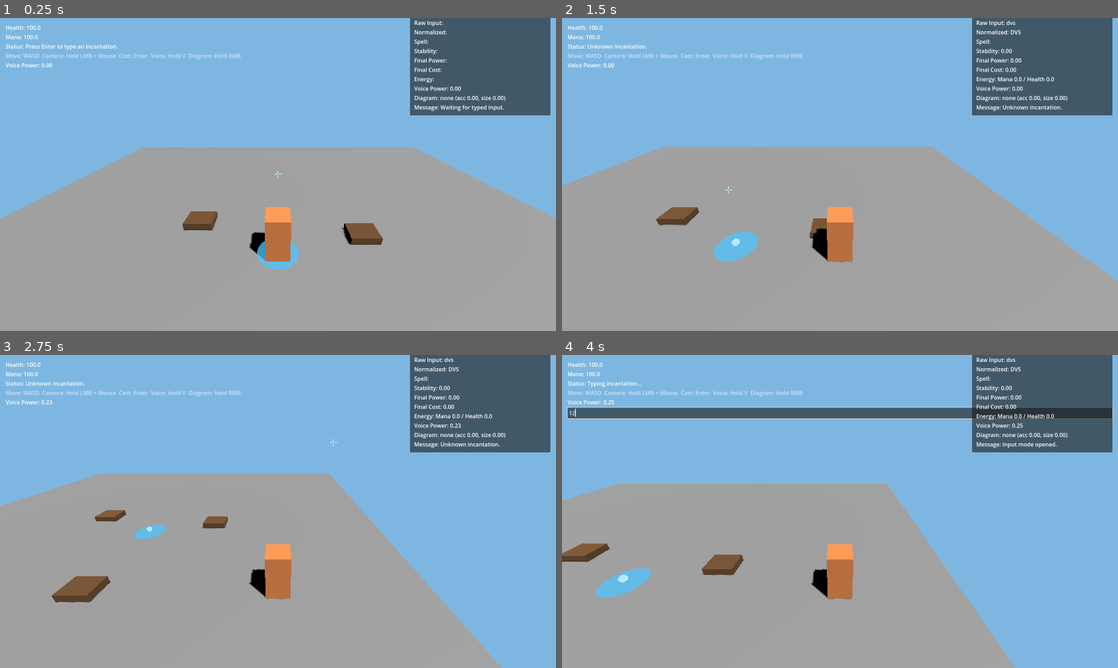
Above: before the commit, frames 1-4 (two rows, left to right).
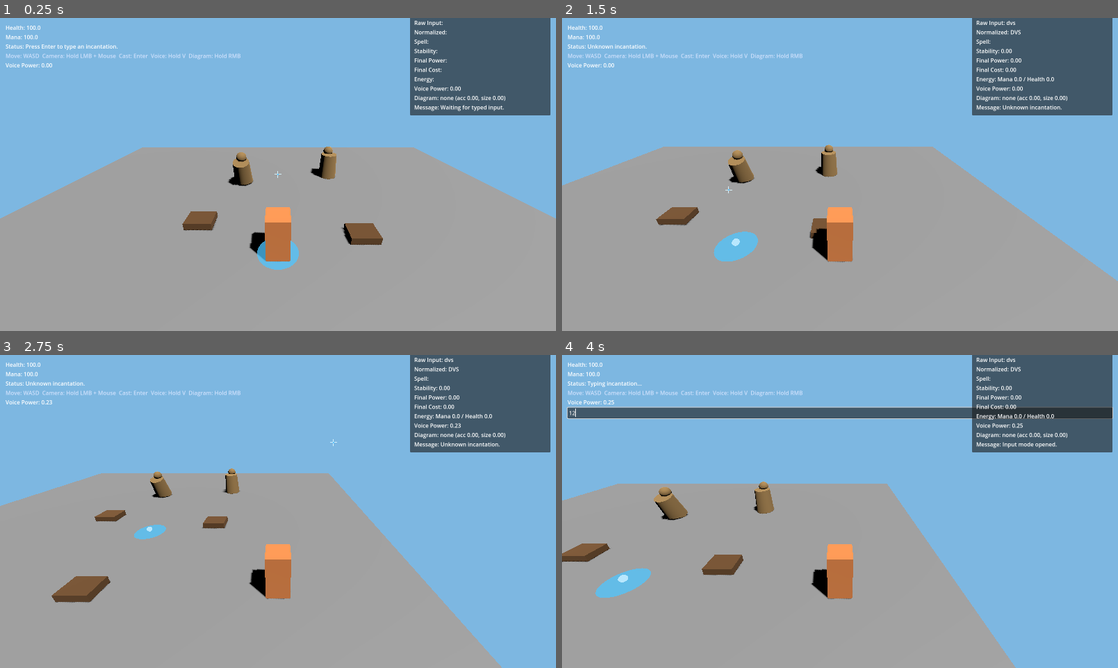
Above: after the commit, the same moments.

Repository: sh4d0w28/the-magic-engine
Game: Godot game, scene res://scenes/Main.tscn
The game is run twice, just before and just after one commit, with the same random seed, the same clock (stepped at 60 frames per second) and the same inputs.
Inputs (mouse positions are in pixels of both pictures, inside the frame that each line leads up to):
- Up to frame 1 (0.25 s): no input
- Up to frame 2 (1.5 s): tap Enter at 0.5, 1.35 s; move the mouse to (962, 158) at 0.52 s; hold D (move_right) 0.53-1.28 s; hold V (voice_charge) 0.53-1.28 s; click (962, 158) at 0.67 s; move the mouse to (728, 190) at 1.27 s; hold S (move_back) from 1.28 s (still down)
- Up to frame 3 (2.75 s): move the mouse to (333, 442) at 2.02 s; release S (move_back) at 2.03 s; hold D (move_right) from 2.03 s (still down); hold V (voice_charge) from 2.03 s (still down)
- Up to frame 4 (4 s): move the mouse to (812, 574) at 2.77 s; release D (move_right) at 2.78 s; release V (voice_charge) at 2.78 s; hold W (move_forward) 2.78-3.5 s; tap Enter at 2.85 s; click (812, 574) at 2.92 s; click (840, 411) at 3.52 s; type "12" at 3.6 s

The runs differ from the first frame. In frame 1, 0.6% of the frame differs, in the area x 41-61%, y 41-54%; in frame 2, 0.6%; in frame 3, 0.4%; in frame 4, 0.7%, in the area x 16-39%, y 40-53%.

Commit message:
feat: add target dummy and fireball impacts

Diff:
--- a/scenes/Main.tscn
+++ b/scenes/Main.tscn
@@ -9,6 +9,7 @@
 [ext_resource type="Script" path="res://scripts/input/VoicePowerTracker.gd" id="7_7lgpd"]
 [ext_resource type="Script" path="res://scripts/input/DiagramRecognizer.gd" id="8_jdli3"]
 [ext_resource type="PackedScene" path="res://scenes/effects/TargetIndicator.tscn" id="9_dq4vf"]
+[ext_resource type="PackedScene" path="res://scenes/environment/TargetDummy.tscn" id="10_u2gkf"]
 
 [sub_resource type="BoxShape3D" id="BoxShape3D_ground"]
 size = Vector3(30, 1, 30)
@@ -33,6 +34,8 @@
 
 [node name="WoodPiles" type="Node3D" parent="World/Environment"]
 
+[node name="TargetDummies" type="Node3D" parent="World/Environment"]
+
 [node name="WoodPileA" parent="World/Environment/WoodPiles" instance=ExtResource("6_4s32g")]
 transform = Transform3D(1, 0, 0, 0, 1, 0, 0, 0, 1, -4, 0, -2)
 
@@ -41,6 +44,12 @@
 
 [node name="WoodPileC" parent="World/Environment/WoodPiles" instance=ExtResource("6_4s32g")]
 transform = Transform3D(1, 0, 0, 0, 1, 0, 0, 0, 1, 0, 0, 5)
+
+[node name="TargetDummyA" parent="World/Environment/TargetDummies" instance=ExtResource("10_u2gkf")]
+transform = Transform3D(1, 0, 0, 0, 1, 0, 0, 0, 1, -2.5, 0, -6.5)
+
+[node name="TargetDummyB" parent="World/Environment/TargetDummies" instance=ExtResource("10_u2gkf")]
+transform = Transform3D(1, 0, 0, 0, 0.939693, 0.34202, 0, -0.34202, 0.939693, 3.8, 0, -7.5)
 
 [node name="Sun" type="DirectionalLight3D" parent="World"]
 transform = Transform3D(0.707107, -0.612372, 0.353553, 0, 0.5, 0.866025, -0.707107, -0.612372, 0.353553, 0, 8, 0)
--- /dev/null
+++ b/scenes/effects/ImpactBurst.tscn
@@ -0,0 +1,22 @@
+[gd_scene load_steps=4 format=3 uid="uid://di4sk0u6wfjlwm"]
+
+[ext_resource type="Script" path="res://scripts/effects/ImpactBurst.gd" id="1_n65c4"]
+
+[sub_resource type="SphereMesh" id="SphereMesh_impact"]
+radius = 0.25
+height = 0.5
+
+[sub_resource type="StandardMaterial3D" id="StandardMaterial3D_impact"]
+albedo_color = Color(1, 0.654902, 0.258824, 1)
+transparency = 1
+shading_mode = 0
+emission_enabled = true
+emission = Color(1, 0.462745, 0.164706, 1)
+emission_energy_multiplier = 3.0
+
+[node name="ImpactBurst" type="Node3D"]
+script = ExtResource("1_n65c4")
+
+[node name="MeshInstance3D" type="MeshInstance3D" parent="."]
+mesh = SubResource("SphereMesh_impact")
+surface_material_override/0 = SubResource("StandardMaterial3D_impact")
--- /dev/null
+++ b/scenes/environment/TargetDummy.tscn
@@ -0,0 +1,39 @@
+[gd_scene load_steps=7 format=3 uid="uid://c73ewba46aqw1"]
+
+[ext_resource type="Script" path="res://scripts/environment/TargetDummy.gd" id="1_hf6ic"]
+
+[sub_resource type="CylinderShape3D" id="CylinderShape3D_dummy_body"]
+radius = 0.6
+height = 1.8
+
+[sub_resource type="CylinderMesh" id="CylinderMesh_dummy_body"]
+top_radius = 0.55
+bottom_radius = 0.65
+height = 1.8
+
+[sub_resource type="SphereMesh" id="SphereMesh_dummy_head"]
+radius = 0.34
+height = 0.68
+
+[sub_resource type="StandardMaterial3D" id="StandardMaterial3D_dummy"]
+albedo_color = Color(0.603922, 0.47451, 0.286275, 1)
+emission_enabled = true
+emission = Color(1, 0.4, 0.2, 1)
+emission_energy_multiplier = 0.0
+
+[node name="TargetDummy" type="StaticBody3D"]
+script = ExtResource("1_hf6ic")
+
+[node name="CollisionShape3D" type="CollisionShape3D" parent="."]
+transform = Transform3D(1, 0, 0, 0, 1, 0, 0, 0, 1, 0, 0.9, 0)
+shape = SubResource("CylinderShape3D_dummy_body")
+
+[node name="BodyMesh" type="MeshInstance3D" parent="."]
+transform = Transform3D(1, 0, 0, 0, 0.939693, -0.34202, 0, 0.34202, 0.939693, 0, 0.9, 0)
+mesh = SubResource("CylinderMesh_dummy_body")
+surface_material_override/0 = SubResource("StandardMaterial3D_dummy")
+
+[node name="HeadMesh" type="MeshInstance3D" parent="."]
+transform = Transform3D(1, 0, 0, 0, 0.939693, -0.34202, 0, 0.34202, 0.939693, 0, 2.0, 0)
+mesh = SubResource("SphereMesh_dummy_head")
+surface_material_override/0 = SubResource("StandardMaterial3D_dummy")
--- a/scripts/effects/Fireball.gd
+++ b/scripts/effects/Fireball.gd
@@ -8,6 +8,8 @@
 @onready var _mesh: MeshInstance3D = $MeshInstance3D
 @onready var _base_scale: Vector3 = _mesh.scale
 
+var _impact_scene := preload("res://scenes/effects/ImpactBurst.tscn")
+
 
 func configure(direction: Vector3, speed: float, max_range: float) -> void:
 	_direction = direction.normalized()
@@ -17,7 +19,13 @@
 
 func _process(delta: float) -> void:
 	var movement := _direction * _speed * delta
-	global_position += movement
+	var next_position: Vector3 = global_position + movement
+	var hit_result: Dictionary = _find_collision(global_position, next_position)
+	if not hit_result.is_empty():
+		_handle_collision(hit_result)
+		return
+
+	global_position = next_position
 	_distance_travelled += movement.length()
 	rotation.y += delta * 7.0
 	var travel_ratio: float = clampf(_distance_travelled / maxf(_max_range, 0.001), 0.0, 1.0)
@@ -25,3 +33,22 @@
 	_mesh.scale = _base_scale * pulse * (1.0 - travel_ratio * 0.15)
 	if _distance_travelled >= _max_range:
 		queue_free()
+
+
+func _find_collision(from_position: Vector3, to_position: Vector3) -> Dictionary:
+	var space_state := get_world_3d().direct_space_state
+	var query := PhysicsRayQueryParameters3D.create(from_position, to_position)
+	query.exclude = [self]
+	return space_state.intersect_ray(query)
+
+
+func _handle_collision(hit_result: Dictionary) -> void:
+	var collider: Object = hit_result.get("collider")
+	var impact_position: Vector3 = hit_result.get("position", global_position)
+	if collider != null and collider.has_method("receive_fire_hit"):
+		collider.receive_fire_hit(impact_position)
+
+	var impact: Node3D = _impact_scene.instantiate()
+	get_parent().add_child(impact)
+	impact.global_position = impact_position + Vector3.UP * 0.25
+	queue_free()
--- /dev/null
+++ b/scripts/effects/ImpactBurst.gd
@@ -0,0 +1,29 @@
+extends Node3D
+
+@export var duration_seconds: float = 0.22
+
+@onready var _mesh: MeshInstance3D = $MeshInstance3D
+@onready var _base_scale: Vector3 = _mesh.scale
+
+var _elapsed_seconds := 0.0
+var _material: StandardMaterial3D
+
+
+func _ready() -> void:
+	var source_material: Material = _mesh.get_active_material(0)
+	if source_material is StandardMaterial3D:
+		_material = source_material.duplicate() as StandardMaterial3D
+		_mesh.set_surface_override_material(0, _material)
+
+
+func _process(delta: float) -> void:
+	_elapsed_seconds += delta
+	var life_ratio: float = clampf(_elapsed_seconds / duration_seconds, 0.0, 1.0)
+	_mesh.scale = _base_scale * (1.0 + life_ratio * 1.8)
+	if _material != null:
+		var color := _material.albedo_color
+		color.a = 1.0 - life_ratio
+		_material.albedo_color = color
+		_material.emission_energy_multiplier = lerpf(3.0, 0.2, life_ratio)
+	if _elapsed_seconds >= duration_seconds:
+		queue_free()
--- /dev/null
+++ b/scripts/environment/TargetDummy.gd
@@ -0,0 +1,48 @@
+extends StaticBody3D
+
+@export var hit_flash_duration: float = 0.18
+
+@onready var _body_mesh: MeshInstance3D = $BodyMesh
+@onready var _head_mesh: MeshInstance3D = $HeadMesh
+
+var _body_material: StandardMaterial3D
+var _head_material: StandardMaterial3D
+var _hit_flash_remaining := 0.0
+var hit_count := 0
+
+
+func _ready() -> void:
+	add_to_group("target_dummy")
+	_body_material = _duplicate_material(_body_mesh)
+	_head_material = _duplicate_material(_head_mesh)
+
+
+func _process(delta: float) -> void:
+	if _hit_flash_remaining <= 0.0:
+		return
+
+	_hit_flash_remaining = maxf(_hit_flash_remaining - delta, 0.0)
+	var flash_ratio: float = _hit_flash_remaining / hit_flash_duration
+	var flash_strength: float = lerpf(0.0, 3.4, flash_ratio)
+	if _body_material != null:
+		_body_material.emission_energy_multiplier = flash_strength
+	if _head_material != null:
+		_head_material.emission_energy_multiplier = flash_strength
+
+
+func receive_fire_hit(_impact_position: Vector3) -> void:
+	hit_count += 1
+	_hit_flash_remaining = hit_flash_duration
+	if _body_material != null:
+		_body_material.emission = Color(1.0, 0.45, 0.16, 1.0)
+	if _head_material != null:
+		_head_material.emission = Color(1.0, 0.55, 0.2, 1.0)
+
+
+func _duplicate_material(mesh_instance: MeshInstance3D) -> StandardMaterial3D:
+	var source_material: Material = mesh_instance.get_active_material(0)
+	if source_material is StandardMaterial3D:
+		var duplicated_material := source_material.duplicate() as StandardMaterial3D
+		mesh_instance.set_surface_override_material(0, duplicated_material)
+		return duplicated_material
+	return null
